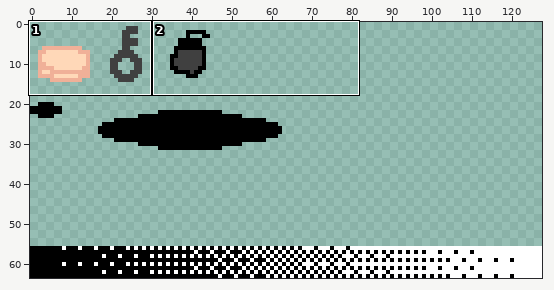
Pixel-art file, stored at assets/sprites/default_sprites.aseprite. Above: a wide view before the commit, with the close-up outlined.
Close-up. Before the edit:
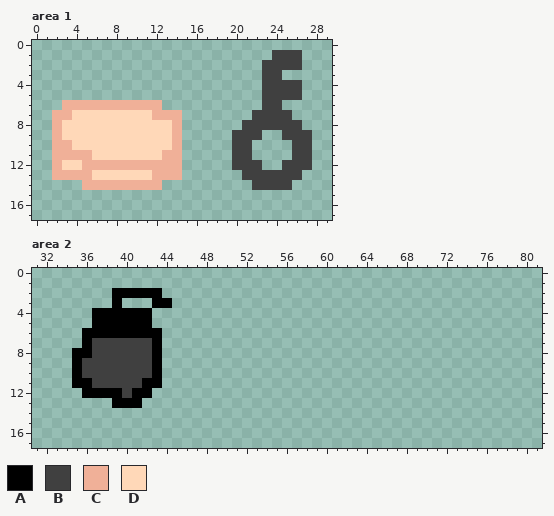
128x64 pixels, 1 frame. Shown: area 1: x 0..29, y 0..17; area 2: x 31..81, y 0..17.
Visible layers, top first: "Layer 2", "Layer".
Palette (. is transparent): A #000000  B #404040  C #f0b098  D #ffd8b8
Pixels before, area 1, first column x 2:
 1 ......................BBB.
 2 .....................BBBB.
 3 .....................BB...
 4 .....................BBBB.
 5 .....................BBBB.
 6 .CCCCCCCCCC..........BB...
 7 CCDDDDDDDDCCC.......BBBB..
 8 CDDDDDDDDDDDC......BBBBBB.
 9 CDDDDDDDDDDDC.....BBB..BBB
10 CCDDDDDDDDDDC.....BB....BB
11 CCCCDDDDDDDCC.....BB....BB
12 CDDCCCCCCCCCC.....BBB..BBB
13 CCCCDDDDDDCCC......BBBBBB.
14 ...CCCCCCCC.........BBBB..
Pixels before, area 2, first column x 35:
 2 ....AAAAA.
 3 ....A...AA
 4 ..AAAAAA..
 5 ..AAAAAA..
 6 .AAAAAAAA.
 7 .ABBBBBBA.
 8 AABBBBBBA.
 9 ABBBBBBBA.
10 ABBBBBBBA.
11 AABBBBBAA.
12 .AAAABAA..
13 ....AAA...
The same view after the edit:
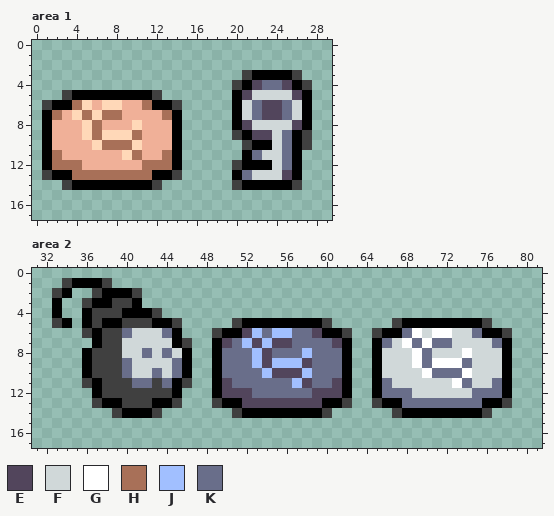
Colours new in this view: E #52455c  F #d0d8d9  G #ffffff  H #a87058  J #a1bfff  K #696e8a
Changes in this commit:
Changed rows in their new state; - is an unchanged pixel.
Area 1, layer "Layer":
first column x 1:
 1 -----------------------...-
 2 ----------------------....-
 3 --------------------BAAAAB-
 4 -------------------BAEKKEAB
 5 --BAAAAAAAAB-------AEFFFFEA
 6 BAAHD-DD--HAAB-----AFKEEKFA
 7 AH--H-HHCCC-HA-----AFKEEKFA
 8 A-CC-HCCC-CCCA-----AEFFFFEA
 9 A-CC-H---HCCCA------AEEFKA-
10 A--CC-HHH-CCCA-----.-AAFKA-
11 AH---CCC-HCCHA-----.AKFFKA.
12 AHHH------HHHA------AAAFKA.
13 BAAHHHHHHHHAAB-----AKFFFEA-
14 --BAAAAAAAAB-------BAAAAAB-
Area 2, layer "Layer":
first column x 33:
 1 -BAAAB----------------------------------------
 2 BA--BA--B..-----------------------------------
 3 A--BAABBA-..----------------------------------
 4 A--ABBB---B-----------------------------------
 5 BA-AB--BBBAAB-----BAAAAAAAAB------BAAAAAAAAB--
 6 ---B-BBKFFFKA---BAAEJKJJKKEAAB--BAAKGFGGFFKAAB
 7 ---.A--FFFFFAB--AEKJEJEEKKKKEA--AKFGKGKKFFFFKA
 8 --.----FFKFKFA--AKKKJEKKKJKKKA--AFFFGKFFFGFFFA
 9 --.A---KFFFFKA--AKKKJEJJJEKKKA--AFFFGKGGGKFFFA
10 --.A---KFFKFKA--AKKKKJEEEJKKKA--AFFFFGKKKGFFFA
11 --.BA---KKBKAB--AEKKKKKKJEKKEA--AKFFFFFFGKFFKA
12 ---.-BB-BBBBA---AEEEKKKKKKEEEA--AKKKFFFFFFKKKA
13 ----BA-BBBAAB---BAAEEEEEEEEAAB--BAAKKKKKKKKAAB
14 ------BAAAB-------BAAAAAAAAB------BAAAAAAAAB--
Changed places in both close-ups, as pixel boxes (x1, y1, x2, y2):
changed: (232, 50, 312, 190)
changed: (42, 90, 182, 190)
changed: (52, 278, 512, 418)
